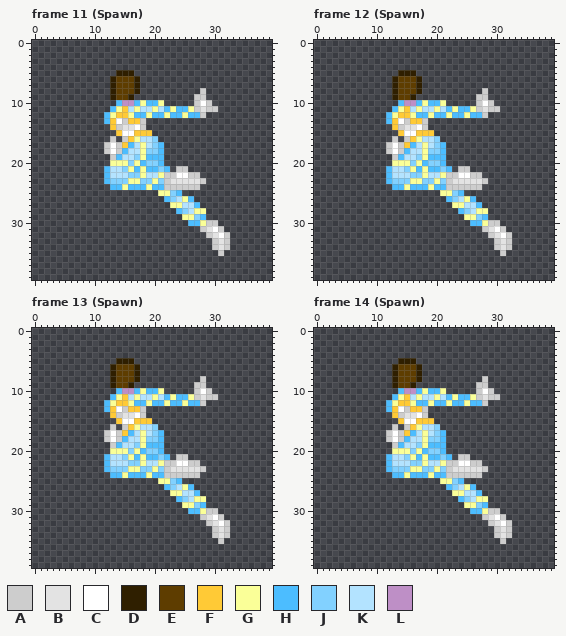
Pixel-art file -- DB/Images/Spritesheets/Horizon.ase. This is how it looked before the edit.
40x40 pixels, 28 frames. Colours within 5 levels of each other are drawn and written as one. Shown: frame 11 (Spawn), frame 12 (Spawn), frame 13 (Spawn), frame 14 (Spawn). The commit also changed other frames, which this record leaves out.
Visible layers, top first: "Cape", "Clothes", "Gloves", "Boots", "Base", "Outline".
Palette (. is transparent): A #cdcdcd  B #e3e3e3  C #ffffff  D #2f1f00  E #5e3d00  F #ffca36  G #faff98  H #4cbdff  J #82d1ff  K #b3e3ff  L #be8fc6
Pixels before, frame 11 (Spawn), first column x 12:
 5 ..DDD................
 6 .DEEED...............
 7 .DEEED...............
 8 .DEEED..........A....
 9 .DEED..........AA....
10 ..HLLHGHHG.....ACA...
11 .HGFKGKKGKHGHHGABAA..
12 HGFFGHHGHHGHHGHHA....
13 HFCAFFA..............
14 .FABBCA..............
15 ..FCCFFF.............
16 .A.AFGKKJ............
17 ACAFHKGKJH...........
18 ACAHKKGJJH...........
19 .AHKKJGHHH...........
20 .GGGJGHJJH...........
21 HKKJGHGHHJH.AA.......
22 HKKKJJGKKGAACCAA.....
23 HJJJGGJJGJABBBBBA....
24 .HHGHHHGHHAAAAAA.....
25 .........GGJH........
26 ..........HJKGH......
27 ...........GGKKH.....
28 ............HJKGG....
29 .............GGJH....
30 ..............HHGAA..
31 ................ABCA.
32 .................ABCA
33 ..................ABA
34 ..................ABA
35 ...................A.
Pixels before, frame 12 (Spawn), first column x 12:
 5 ..DDD................
 6 .DEEED...............
 7 .DEEED...............
 8 .DEEED..........A....
 9 .DEED..........AA....
10 ..HLLHGHHG.....ACA...
11 .HGFKGKKGKHGHHGABAA..
12 HGFFGHHGHHGHHGHHA....
13 HFCAFFA..............
14 .FABBCA..............
15 ..FCCFFF.............
16 .A.AFGKKJ............
17 ACAFHKGKJH...........
18 ACAHKKGJJH...........
19 .AHKKJGHHH...........
20 .GGGJGHJJH...........
21 HKKJGHGHHJH.AA.......
22 HKKKJJGKKGAACCAA.....
23 HJJJGGJJGJABBBBBA....
24 .HHGHHHGHHAAAAAA.....
25 .........GGJH........
26 ..........HJKGH......
27 ...........GGKKH.....
28 ............HJKGG....
29 .............GGJH....
30 ..............HHGAA..
31 ................ABCA.
32 .................ABCA
33 ..................ABA
34 ..................ABA
35 ...................A.
Pixels before, frame 13 (Spawn), first column x 12:
 5 ..DDD................
 6 .DEEED...............
 7 .DEEED...............
 8 .DEEED..........A....
 9 .DEED..........AA....
10 ..HLLHGHHG.....ACA...
11 .HGFKGKKGKHGHHGABAA..
12 HGFFGHHGHHGHHGHHA....
13 HFCAFFA..............
14 .FABBCA..............
15 ..FCCFFF.............
16 .A.AFGKKJ............
17 ACAFHKGKJH...........
18 ACAHKKGJJH...........
19 .AHKKJGHHH...........
20 .GGGJGHJJH...........
21 HKKJGHGHHJH.AA.......
22 HKKKJJGKKGAACCAA.....
23 HJJJGGJJGJABBBBBA....
24 .HHGHHHGHHAAAAAA.....
25 .........GGJH........
26 ..........HJKGH......
27 ...........GGKKH.....
28 ............HJKGG....
29 .............GGJH....
30 ..............HHGAA..
31 ................ABCA.
32 .................ABCA
33 ..................ABA
34 ..................ABA
35 ...................A.
Pixels before, frame 14 (Spawn), first column x 12:
 5 ..DDD................
 6 .DEEED...............
 7 .DEEED...............
 8 .DEEED..........A....
 9 .DEED..........AA....
10 ..HLLHGHHG.....ACA...
11 .HGFKGKKGKHGHHGABAA..
12 HGFFGHHGHHGHHGHHA....
13 HFCAFFA..............
14 .FABBCA..............
15 ..FCCFFF.............
16 .A.AFGKKJ............
17 ACAFHKGKJH...........
18 ACAHKKGJJH...........
19 .AHKKJGHHH...........
20 .GGGJGHJJH...........
21 HKKJGHGHHJH.AA.......
22 HKKKJJGKKGAACCAA.....
23 HJJJGGJJGJABBBBBA....
24 .HHGHHHGHHAAAAAA.....
25 .........GGJH........
26 ..........HJKGH......
27 ...........GGKKH.....
28 ............HJKGG....
29 .............GGJH....
30 ..............HHGAA..
31 ................ABCA.
32 .................ABCA
33 ..................ABA
34 ..................ABA
35 ...................A.
Once edited:
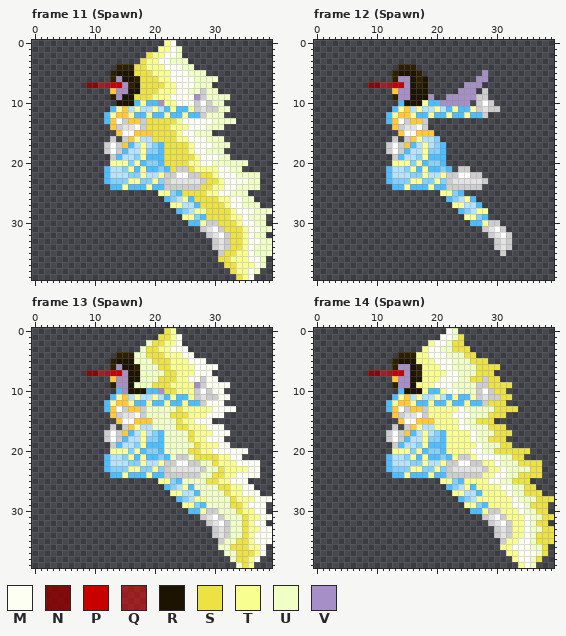
Colours new in this view: M #fdfff2  N #8b0101d9  P #c80000  Q #cd0d0da2  R #1c1300  S #ece342  T #f9ff8f  U #f0ffc5  V #a68fc6
What changed:
layer "Mask" now shown
layer "Hair" now shown
layer "Power" now shown
Changed rows in their new state; - is an unchanged pixel.
Frame 11 (Spawn):
first column x 9:
 0 -------------TM----------------
 1 ------------TTMU---------------
 2 ----------STTMMU---------------
 3 ---------STTMMUUU--------------
 4 -----DDDSSTTTMMMUU-------------
 5 ----DRRRSSSTTTMMMUUU-----------
 6 -----VRR-SSSTTMMMMUUUU---------
 7 NNQQPPVDRSSSSTTMMMUUU----------
 8 ----FVVRRSSSTTTMMUU-UU---------
 9 -----VRRSSSTTTMMMMV-UUUU-------
10 -----RRR----VTTMMM---UU--------
11 ----------------------UU-------
12 --------------------UUU--------
13 ----------SSSSSTMMMMMUUUU------
14 ----------SSSSTTTMMMUUU--------
15 -----------SSSSTMMUUU----------
16 -----------SSSSTTMMMUUU--------
17 -------------SSSSTMMMUUU-------
18 -------------SSSSTMMUUU--------
19 -------------SSSSSTMMMUU-------
20 -------------SSSSTTMMUUUUUU----
21 --------------S--STTTTMMUU-----
22 -------------------SSTMMMUUUU--
23 --------------------SSTMMMMUU--
24 -------------------SSTTMMUUUU--
25 ----------------SSSSTTMMUUU----
26 ------------------SSSSTTMMUU---
27 -------------------SSSSTMMUUU--
28 --------------------SSSSTMMMUUU
29 --------------------SSSSTTMUUU-
30 ----------------------SSSTMMUU-
31 -----------------------SSSTMMUU
32 ------------------------SSTMUU-
33 ------------------------SSTMMUU
34 ------------------------SSTMUUU
35 -----------------------SSTTMUUU
36 ----------------------SSTTTMMU-
37 -----------------------SSTTTMU-
38 ------------------------STTMU--
39 -------------------------STM---
Frame 12 (Spawn):
first column x 9:
 4 -----DDD------------
 5 ----DRRRD----------V
 6 -----VVR-R--------VV
 7 NNQQPPVR-R------VVV-
 8 ----FVVRRR-----VVV--
 9 -----VVRRRV--VVVVV--
10 ------RRR---VVVVV---
Frame 13 (Spawn):
first column x 9:
 0 -------------ST----------------
 1 ------------SSTM---------------
 2 ----------USSTTM---------------
 3 ---------USSTTMMM--------------
 4 -----DDDUUSSSTTTMM-------------
 5 ----DRRRUUUSSSTTTMMM-----------
 6 -----VRR-UUUSSTTTTMMMM---------
 7 NNQQPPVRRUUUUSSTTTMMM----------
 8 ----FVVRRUUUSSSTTMM-MM---------
 9 -----VVRUUUSSSTTTTV-MMMM-------
10 ------VRRR--VSSTTT---MM--------
11 ----------------------MM-------
12 --------------------MMM--------
13 ----------UUUUUSTTTTTMMMM------
14 ----------UUUUSSSTTTMMM--------
15 -----------UUUUSTTMMM----------
16 -----------UUUUSSTTTMMM--------
17 -------------UUUUSTTTMMM-------
18 -------------UUUUSTTMMM--------
19 -------------UUUUUSTTTMM-------
20 -------------UUUUSSTTMMMMMM----
21 --------------U--USSSSTTMM-----
22 -------------------UUSTTTMMMM--
23 --------------------UUSTTTTMM--
24 -------------------UUSSTTMMMM--
25 ----------------UUUUSSTTMMM----
26 ------------------UUUUSSTTMM---
27 -------------------UUUUSTTMMM--
28 --------------------UUUUSTTTMMM
29 --------------------UUUUSSTMMM-
30 ----------------------UUUSTTMM-
31 -----------------------UUUSTTMM
32 ------------------------UUSTMM-
33 ------------------------UUSTTMM
34 ------------------------UUSTMMM
35 -----------------------UUSSTMMM
36 ----------------------UUSSSTTM-
37 -----------------------UUSSSTM-
38 ------------------------USSTM--
39 -------------------------UST---
Frame 14 (Spawn), layers "Power", "Hair", "Mask":
first column x 9:
 0 -------------MU----------------
 1 ------------MMUS---------------
 2 ----------TMMUSS---------------
 3 ---------TMMUUSSS--------------
 4 -----DDDTTMMMUUUSS-------------
 5 ----DRRRTTTMMMUUUSSS-----------
 6 -----VVR-TTTMMUUUUSSSS---------
 7 NNQQPPVR-TTTTMMUUUSSS----------
 8 ----FVVRRTTTMMMUUSS-SS---------
 9 -----VVRTTTMMMUUUU--SSSS-------
10 ------RRR----MMUUU---SS--------
11 ----------------------SS-------
12 --------------------SSS--------
13 ----------TTTTTMUUUUUSSSS------
14 ----------TTTTMMMUUUSSS--------
15 -----------TTTTMUUSSS----------
16 -----------TTTTMMUUUSSS--------
17 -------------TTTTMUUUSSS-------
18 -------------TTTTMUUSSS--------
19 -------------TTTTTMUUUSS-------
20 -------------TTTTMMUUSSSSSS----
21 --------------T--TMMMMUUSS-----
22 -------------------TTMUUUSSSS--
23 --------------------TTMUUUUSS--
24 -------------------TTMMUUSSSS--
25 ----------------TTTTMMUUSSS----
26 ------------------TTTTMMUUSS---
27 -------------------TTTTMUUSSS--
28 --------------------TTTTMUUUSSS
29 --------------------TTTTMMUSSS-
30 ----------------------TTTMUUSS-
31 -----------------------TTTMUUSS
32 ------------------------TTMUSS-
33 ------------------------TTMUUSS
34 ------------------------TTMUSSS
35 -----------------------TTMMUSSS
36 ----------------------TTMMMUUS-
37 -----------------------TTMMMUS-
38 ------------------------TMMUS--
39 -------------------------TMU---
